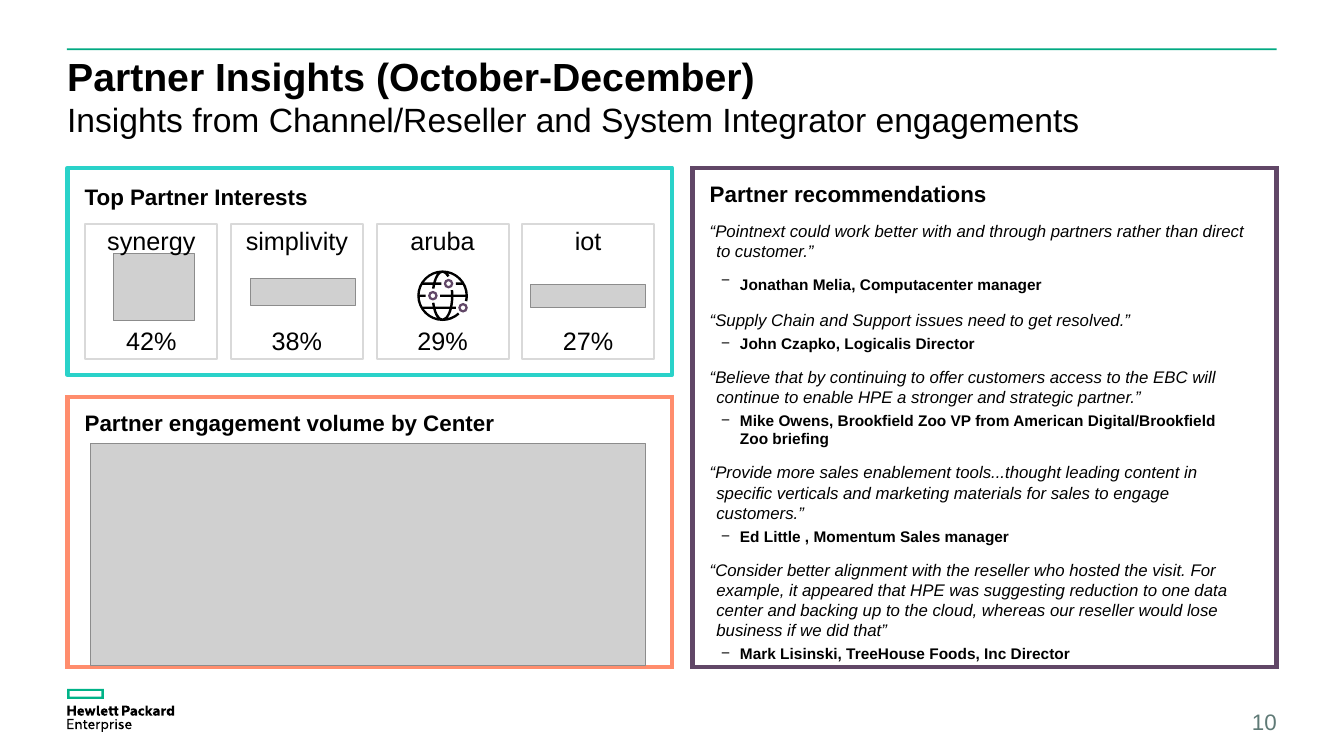
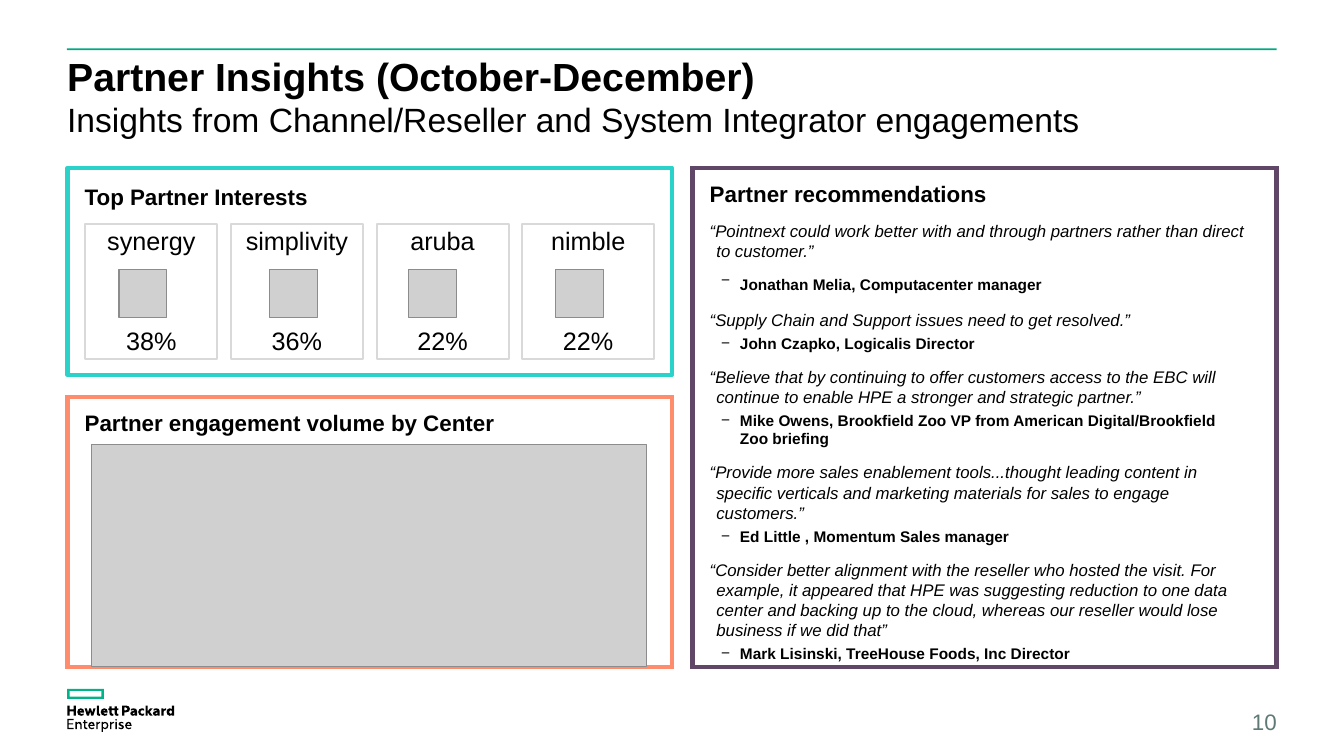
Before and after one commit to clivemeister/excel_to_ppt, a slide deck: slide 10 of GCA_Customer_Insights_December-2017.pptx. Drawn at 1344x756 pixels with LibreOffice and Linux fonts; fonts in the diff are those of the drawing; grey boxes stand for pictures. Boxes give left, top, right and bottom in pixels: in the first picture for what was removed or moved away, otherwise in the second. Text is boxed around its words. In the diff, an @@ line names an element or a change of style, - is before the commit and + after.

```diff
--- a/GCA_Customer_Insights_December-2017.pptx
+++ b/GCA_Customer_Insights_December-2017.pptx
@@ text at [551,231,625,251]: text changed @@
-iot
+nimble
@@ picture removed at [113,253,195,321] @@
@@ picture added at [119,270,166,318] @@
@@ picture removed at [251,279,356,307] @@
@@ picture added at [270,270,318,318] @@
@@ picture added at [409,270,457,318] @@
@@ picture removed at [530,284,645,308] @@
@@ picture added at [556,270,603,318] @@
@@ text "38%": place and size @@
-text "38%" at [272,332,322,351]
+text "38%" at [126,332,176,351]
@@ group removed at [417,270,469,321]: 5 rectangles, 4 freeform shapes @@
@@ text removed at [126,332,176,350] @@
-42%
@@ text added at [272,332,322,351], 18 pt, text #000000 @@
+36%
@@ text at [417,332,467,350]: text changed @@
-29%
+22%
@@ text at [563,332,613,350]: text changed @@
-27%
+22%
```
Also in this commit, not shown: 4 other slides changed, 1 slide added, 40 other files.
